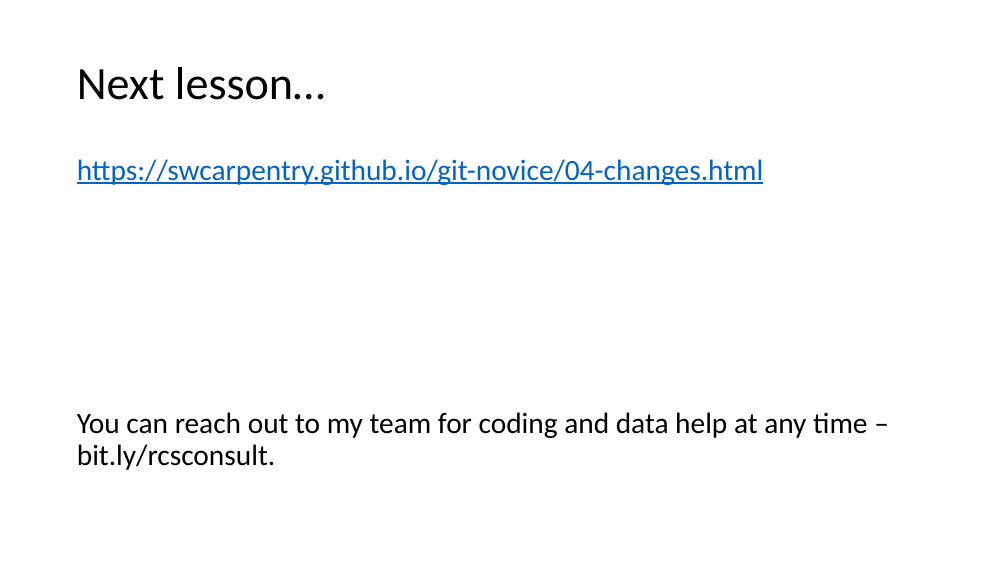
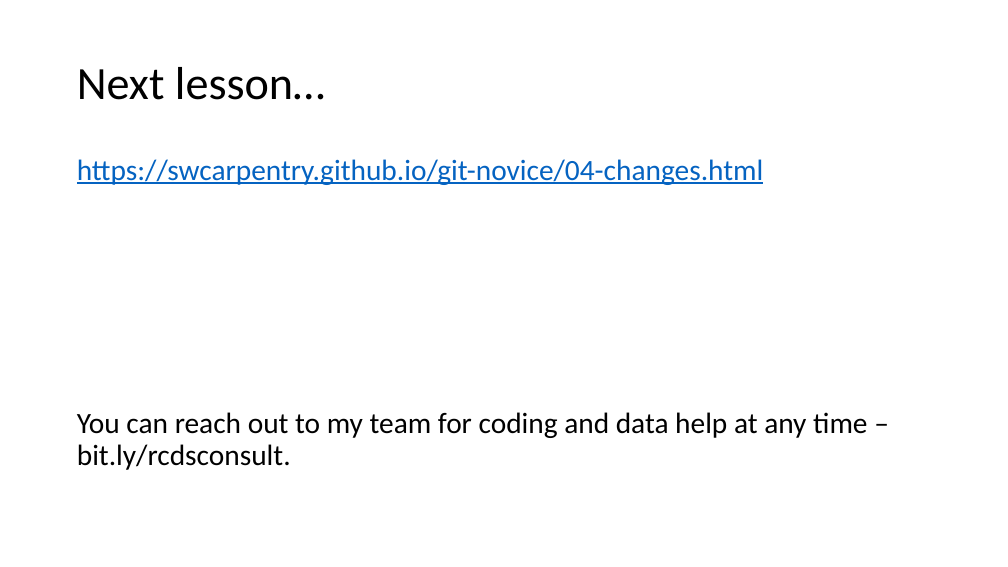
Before and after one commit to nuitrcs/introGit, a slide deck: slide 23 of introGit.pptx. Drawn at 1008x567 pixels with LibreOffice and Linux fonts; fonts in the diff are those of the drawing. Boxes give left, top, right and bottom in pixels: in the first picture for what was removed or moved away, otherwise in the second. Text is boxed around its words. In the diff, an @@ line names an element or a change of style, - is before the commit and + after.

```diff
--- a/introGit.pptx
+++ b/introGit.pptx
@@ text at <box>77,412,867,470</box>: text changed @@
-You can reach out to my team for coding and data help at any time – bit.ly/rcsconsult.
+You can reach out to my team for coding and data help at any time – bit.ly/rcdsconsult.
```
Also in this commit, not shown: 1 other slide changed.
